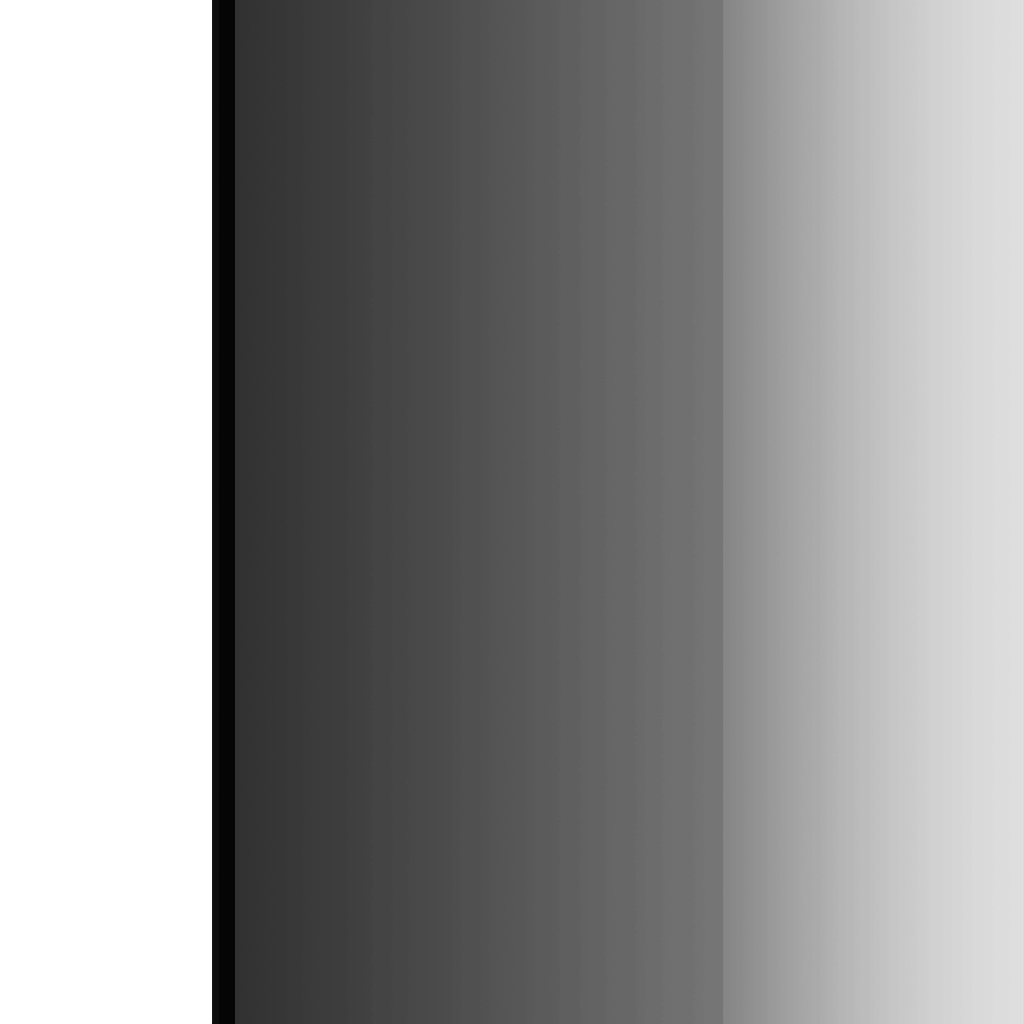
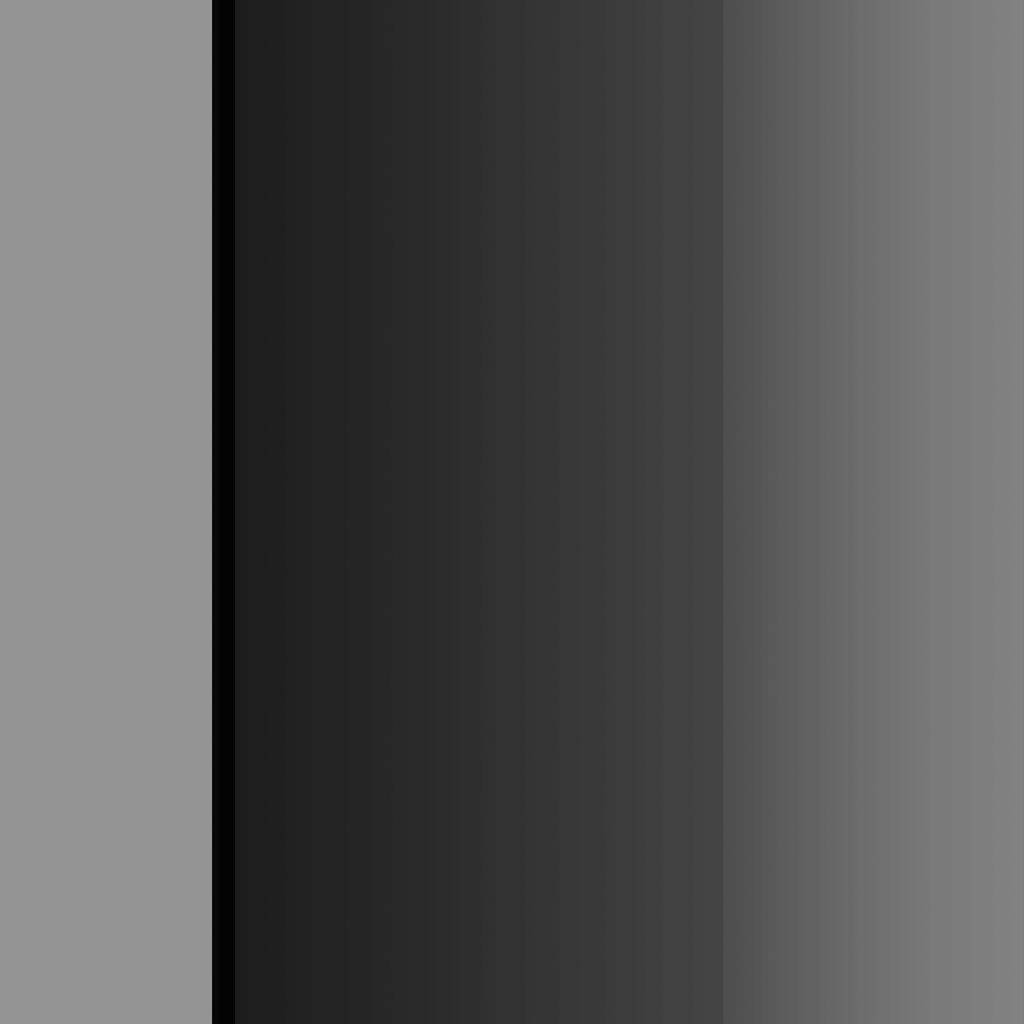
Two versions of the same layered image (1024px x 1024px). Layer-by-layer changes:
pixels changed over (0, 0, 1024, 1024) (layer not identified)
